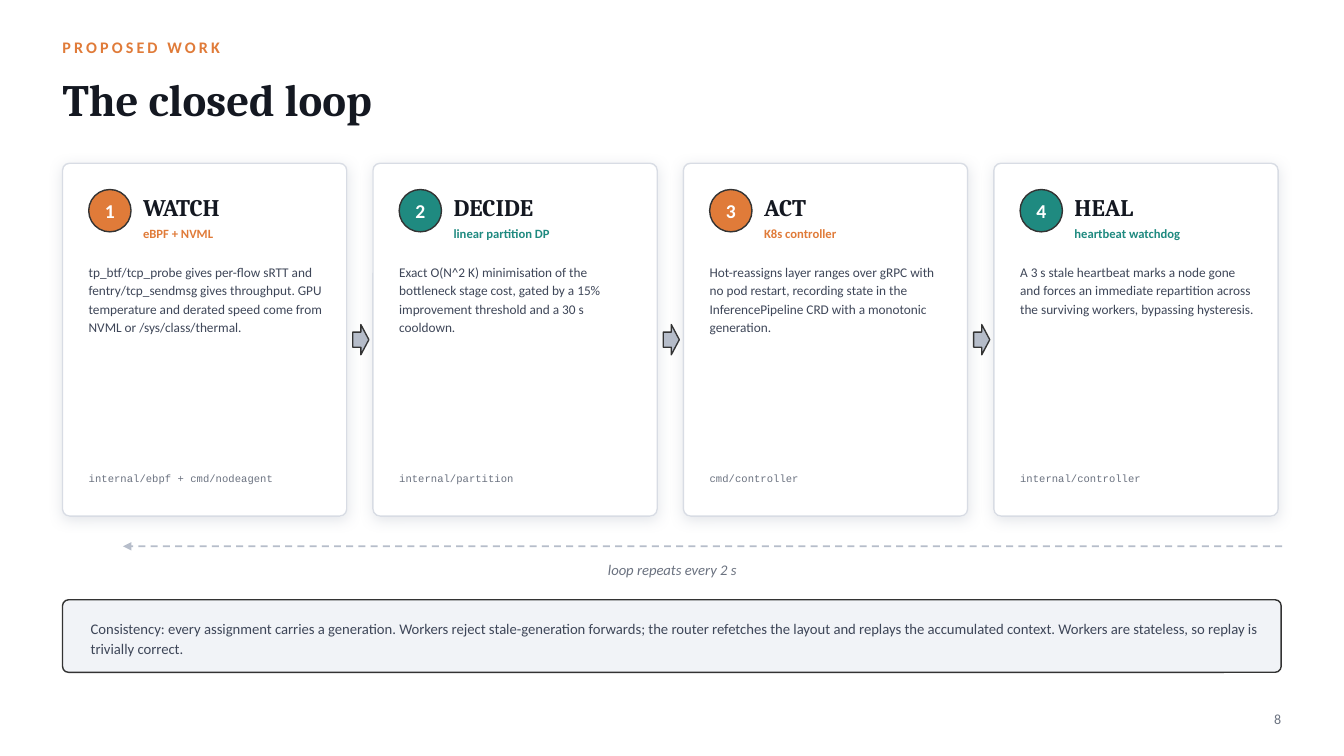
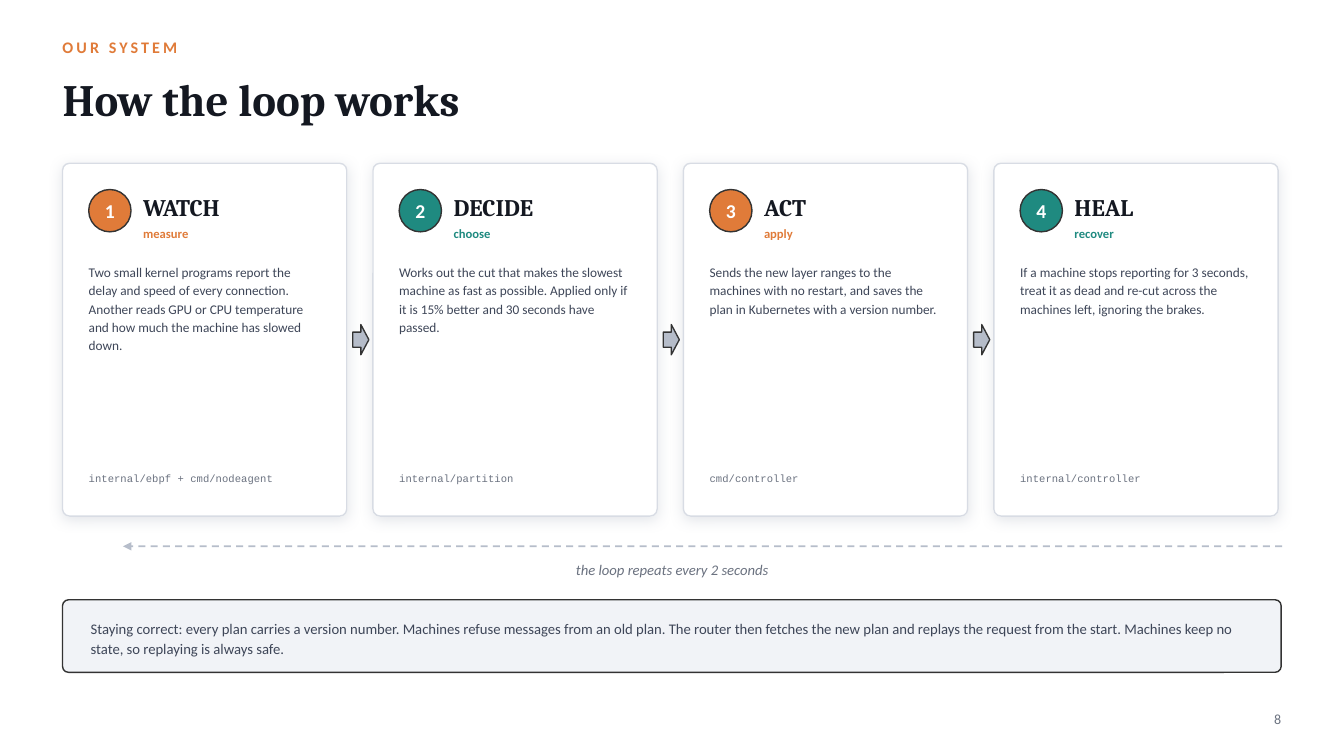
Before and after one commit to karnati-praveen/ebpf-, a slide deck: slide 8 of docs/presentation/KubeEdgeInfer.pptx. Drawn at 1344x756 pixels with LibreOffice and Linux fonts; fonts in the diff are those of the drawing. Boxes give left, top, right and bottom in pixels: in the first picture for what was removed or moved away, otherwise in the second. Text is boxed around its words. In the diff, an @@ line names an element or a change of style, - is before the commit and + after.

```diff
--- a/docs/presentation/KubeEdgeInfer.pptx
+++ b/docs/presentation/KubeEdgeInfer.pptx
@@ text at (62, 42, 177, 53): text changed @@
-PROPOSED WORK
+OUR SYSTEM
@@ text at (63, 85, 459, 126): text changed @@
-The closed loop
+How the loop works
@@ text at (143, 232, 188, 238): text changed @@
-eBPF + NVML
+measure
@@ text at (454, 229, 491, 238): text changed @@
-linear partition DP
+choose
@@ text at (764, 229, 793, 240): text changed @@
-K8s controller
+apply
@@ text at (1074, 232, 1113, 238): text changed @@
-heartbeat watchdog
+recover
@@ text at (89, 267, 303, 350): text changed @@
-tp_btf/tcp_probe gives per-flow sRTT and fentry/tcp_sendmsg gives throughput. GPU temperature and derated speed come from NVML or /sys/class/thermal.
+Two small kernel programs report the delay and speed of every connection. Another reads GPU or CPU temperature and how much the machine has slowed down.
@@ text at (399, 267, 627, 334): text changed @@
-Exact O(N^2 K) minimisation of the bottleneck stage cost, gated by a 15% improvement threshold and a 30 s cooldown.
+Works out the cut that makes the slowest machine as fast as possible. Applied only if it is 15% better and 30 seconds have passed.
@@ text at (710, 268, 937, 316): text changed @@
-Hot-reassigns layer ranges over gRPC with no pod restart, recording state in the InferencePipeline CRD with a monotonic generation.
+Sends the new layer ranges to the machines with no restart, and saves the plan in Kubernetes with a version number.
@@ text at (1020, 268, 1249, 317): text changed @@
-A 3 s stale heartbeat marks a node gone and forces an immediate repartition across the surviving workers, bypassing hysteresis.
+If a machine stops reporting for 3 seconds, treat it as dead and re-cut across the machines left, ignoring the brakes.
@@ text at (576, 565, 769, 578): text changed @@
-loop repeats every 2 s
+the loop repeats every 2 seconds
@@ text at (91, 624, 1232, 657): text changed @@
-Consistency: every assignment carries a generation. Workers reject stale-generation forwards; the router refetches the layout and replays the accumulated context. Workers are stateless, so replay is trivially correct.
+Staying correct: every plan carries a version number. Machines refuse messages from an old plan. The router then fetches the new plan and replays the request from the start. Machines keep no state, so replaying is always safe.
```
Also in this commit, not shown: 14 other slides changed, 10 other files.
